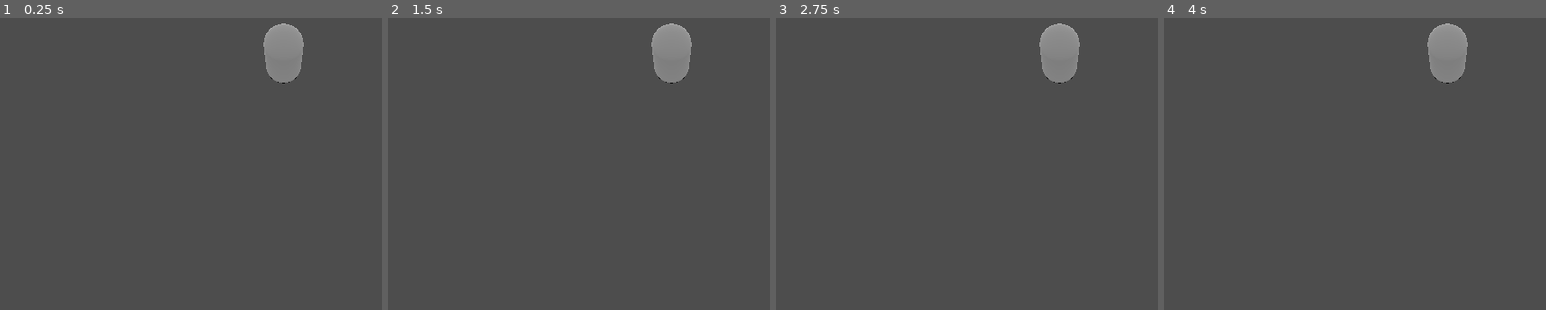
Above: before the commit, frames 1-4 (left to right).
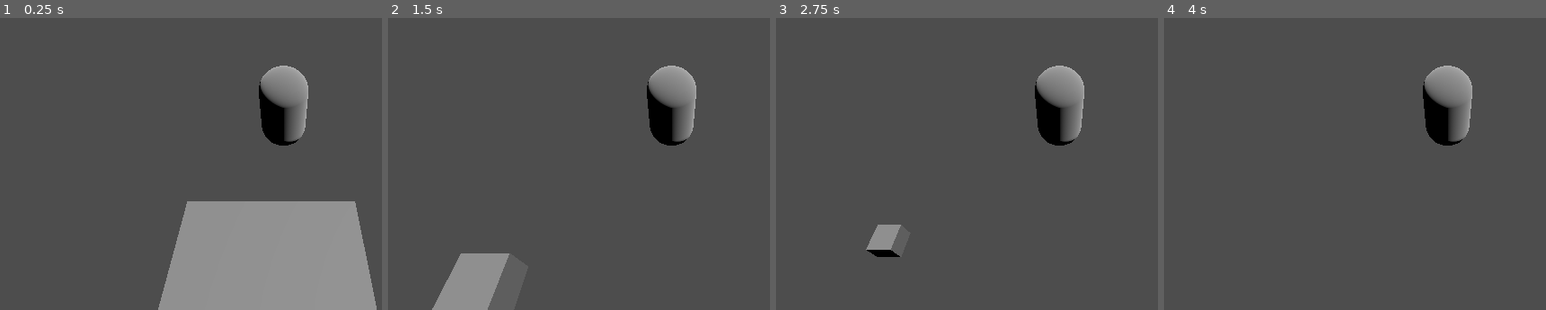
Above: after the commit, the same moments.

Repository: DresseurPanda/tp-iut-R506-bomberman
Game: Godot game, scene res://main.tscn
Two runs of this game, one before a commit and one after it. Both use one fixed random seed, a clock stepped at 60 frames per second and the inputs below.
Inputs:
- Up to frame 1 (0.25 s): no input
- Up to frame 2 (1.5 s): tap Enter (ui_accept) at 0.5, 0.6, 0.77, 1.07, 1.35 s; hold Right (ui_right) 0.53-1.28 s; hold Down (ui_down) from 1.28 s (still down)
- Up to frame 3 (2.75 s): tap Enter (ui_accept) at 1.52, 1.82, 2.1 s; release Down (ui_down) at 2.03 s; hold Right (ui_right) from 2.03 s (still down)
- Up to frame 4 (4 s): release Right (ui_right) at 2.78 s; hold Up (ui_up) 2.78-3.53 s; tap Enter (ui_accept) at 2.85, 3.02, 3.32, 3.6, 3.77 s; hold Left (ui_left, bound only after the commit) from 3.53 s (still down)

The runs differ from the first frame. In frame 1, 22% of the frame differs, in the area x 41-99%, y 1-100%; in frame 2, 6.2%; in frame 3, 4.3%; in frame 4, 3.6%.

Commit message:
Feat : ajout petit cube répère et début de système vie et game over

Diff:
--- /dev/null
+++ b/Game Over/color_rect.tscn
@@ -0,0 +1,6 @@
+[gd_scene format=3 uid="uid://bk1ok3iccp4f4"]
+
+[node name="ColorRect" type="ColorRect" unique_id=1730168979]
+offset_right = 1148.0
+offset_bottom = 649.0
+color = Color(0.36282945, 0.36282945, 0.36282945, 1)
--- a/Personnage/Personnage.tscn
+++ b/Personnage/Personnage.tscn
@@ -10,7 +10,9 @@
 [sub_resource type="ORMMaterial3D" id="ORMMaterial3D_qpu3w"]
 
 [node name="Personnage" type="CharacterBody3D" unique_id=515754185]
-motion_mode = 1
+slide_on_ceiling = false
+floor_stop_on_slope = false
+floor_block_on_wall = false
 script = ExtResource("1_hpy36")
 
 [node name="CollisionShape3D" type="CollisionShape3D" parent="." unique_id=1063427851]
@@ -23,7 +25,7 @@
 surface_material_override/0 = SubResource("ORMMaterial3D_qpu3w")
 
 [node name="Camera3D" type="Camera3D" parent="." unique_id=126363695]
-transform = Transform3D(1.17941376e-07, -0.92454606, 0.38107038, -6.662846e-08, 0.38107038, 0.92454606, -1, -1.3443236e-07, -1.6657115e-08, 2, 3, 0)
+transform = Transform3D(1, -1.4924001e-07, 6.181724e-08, 6.181724e-08, 0.7071068, 0.7071067, -1.4924001e-07, -0.7071067, 0.7071068, 0, 2, 2)
 
 [node name="DirectionalLight3D" type="DirectionalLight3D" parent="." unique_id=1480573276]
 transform = Transform3D(-4.371139e-08, -0.92454606, 0.38107038, 0, 0.38107038, 0.92454606, -1, 4.041319e-08, -1.6657115e-08, 2, 4, 0)
--- a/Personnage/personnage.gd
+++ b/Personnage/personnage.gd
@@ -1,8 +1,13 @@
+
+
 extends CharacterBody3D
 
 
 const SPEED = 5.0
 const JUMP_VELOCITY = 4.5
+
+@onready var health = 3
+
 
 
 func _physics_process(_delta: float) -> void:
@@ -11,7 +16,7 @@
 		#velocity += get_gravity() * delta
 
 	# Handle jump.
-	if Input.is_action_just_pressed("ui_accept") and is_on_floor():
+	if Input.is_action_just_pressed("ui_accept"): #and is_on_floor()
 		velocity.y = JUMP_VELOCITY
 
 	# Get the input direction and handle the movement/deceleration.
@@ -26,3 +31,11 @@
 		velocity.z = move_toward(velocity.z, 0, SPEED)
 
 	move_and_slide()
+
+func take_damage() -> void:
+	health-=1
+	if health ==0:
+		mort()
+
+func mort() -> void:
+	pass
--- a/main.tscn
+++ b/main.tscn
@@ -2,6 +2,23 @@
 
 [ext_resource type="PackedScene" uid="uid://8qye64eqt22y" path="res://Personnage/Personnage.tscn" id="1_ig7tw"]
 
+[sub_resource type="PhysicsMaterial" id="PhysicsMaterial_ig7tw"]
+
+[sub_resource type="BoxShape3D" id="BoxShape3D_0xm2m"]
+
+[sub_resource type="BoxMesh" id="BoxMesh_h2yge"]
+
 [node name="Node3D" type="Node3D" unique_id=1559146486]
 
 [node name="Personnage" parent="." unique_id=515754185 instance=ExtResource("1_ig7tw")]
+
+[node name="StaticBody3D" type="StaticBody3D" parent="." unique_id=1374439993]
+transform = Transform3D(1, 0, 0, 0, 1, 0, 0, 0, 1, -0.07343364, 0, 1.7824214)
+physics_material_override = SubResource("PhysicsMaterial_ig7tw")
+
+[node name="CollisionShape3D" type="CollisionShape3D" parent="StaticBody3D" unique_id=224104989]
+shape = SubResource("BoxShape3D_0xm2m")
+debug_color = Color(5.0880766, 11.497116, 13.328268, 0.41960785)
+
+[node name="MeshInstance3D" type="MeshInstance3D" parent="StaticBody3D" unique_id=2029094749]
+mesh = SubResource("BoxMesh_h2yge")
--- a/project.godot
+++ b/project.godot
@@ -19,9 +19,30 @@
 
 ui_left={
 "deadzone": 0.5,
-"events": [Object(InputEventKey,"resource_local_to_scene":fa …(119 unchanged characters)… ressed":false,"pressed":false,"keycode":81,"physical_keycode":0,"key_label":0,"unicode":113,"location":0,"echo":false,"script":null)
+"events": [Object(InputEventKey,"resource_local_to_scene":fa …(119 unchanged characters)… ressed":false,"pressed":false,"keycode":4194319,"physical_keycode":0,"key_label":0,"unicode":0,"location":0,"echo":false,"script":null)
 , Object(InputEventJoypadButton,"resource_local_to_scene":false,"resource_name":"","device":-1,"button_index":13,"pressure":0.0,"pressed":false,"script":null)
 , Object(InputEventJoypadMotion,"resource_local_to_scene":false,"resource_name":"","device":-1,"axis":0,"axis_value":-1.0,"script":null)
+]
+}
+ui_right={
+"deadzone": 0.5,
+"events": [Object(InputEventKey,"resource_local_to_scene":false,"resource_name":"","device":-1,"window_id":0,"alt_pressed":false,"shift_pressed":false,"ctrl_pressed":false,"meta_pressed":false,"pressed":false,"keycode":4194321,"physical_keycode":0,"key_label":0,"unicode":0,"location":0,"echo":false,"script":null)
+, Object(InputEventJoypadButton,"resource_local_to_scene":false,"resource_name":"","device":-1,"button_index":14,"pressure":0.0,"pressed":false,"script":null)
+, Object(InputEventJoypadMotion,"resource_local_to_scene":false,"resource_name":"","device":-1,"axis":0,"axis_value":1.0,"script":null)
+]
+}
+ui_up={
+"deadzone": 0.5,
+"events": [Object(InputEventKey,"resource_local_to_scene":false,"resource_name":"","device":-1,"window_id":0,"alt_pressed":false,"shift_pressed":false,"ctrl_pressed":false,"meta_pressed":false,"pressed":false,"keycode":4194320,"physical_keycode":0,"key_label":0,"unicode":0,"location":0,"echo":false,"script":null)
+, Object(InputEventJoypadButton,"resource_local_to_scene":false,"resource_name":"","device":-1,"button_index":11,"pressure":0.0,"pressed":false,"script":null)
+, Object(InputEventJoypadMotion,"resource_local_to_scene":false,"resource_name":"","device":-1,"axis":1,"axis_value":-1.0,"script":null)
+]
+}
+ui_down={
+"deadzone": 0.5,
+"events": [Object(InputEventKey,"resource_local_to_scene":false,"resource_name":"","device":-1,"window_id":0,"alt_pressed":false,"shift_pressed":false,"ctrl_pressed":false,"meta_pressed":false,"pressed":false,"keycode":4194322,"physical_keycode":0,"key_label":0,"unicode":0,"location":0,"echo":false,"script":null)
+, Object(InputEventJoypadButton,"resource_local_to_scene":false,"resource_name":"","device":-1,"button_index":12,"pressure":0.0,"pressed":false,"script":null)
+, Object(InputEventJoypadMotion,"resource_local_to_scene":false,"resource_name":"","device":-1,"axis":1,"axis_value":1.0,"script":null)
 ]
 }
 
Not shown, added: Personnage/Personnage.tscn2933047360.tmp
Not shown, added: Personnage/Personnage.tscn2944850399.tmp
Not shown, added: Personnage/Personnage.tscn2958302588.tmp
